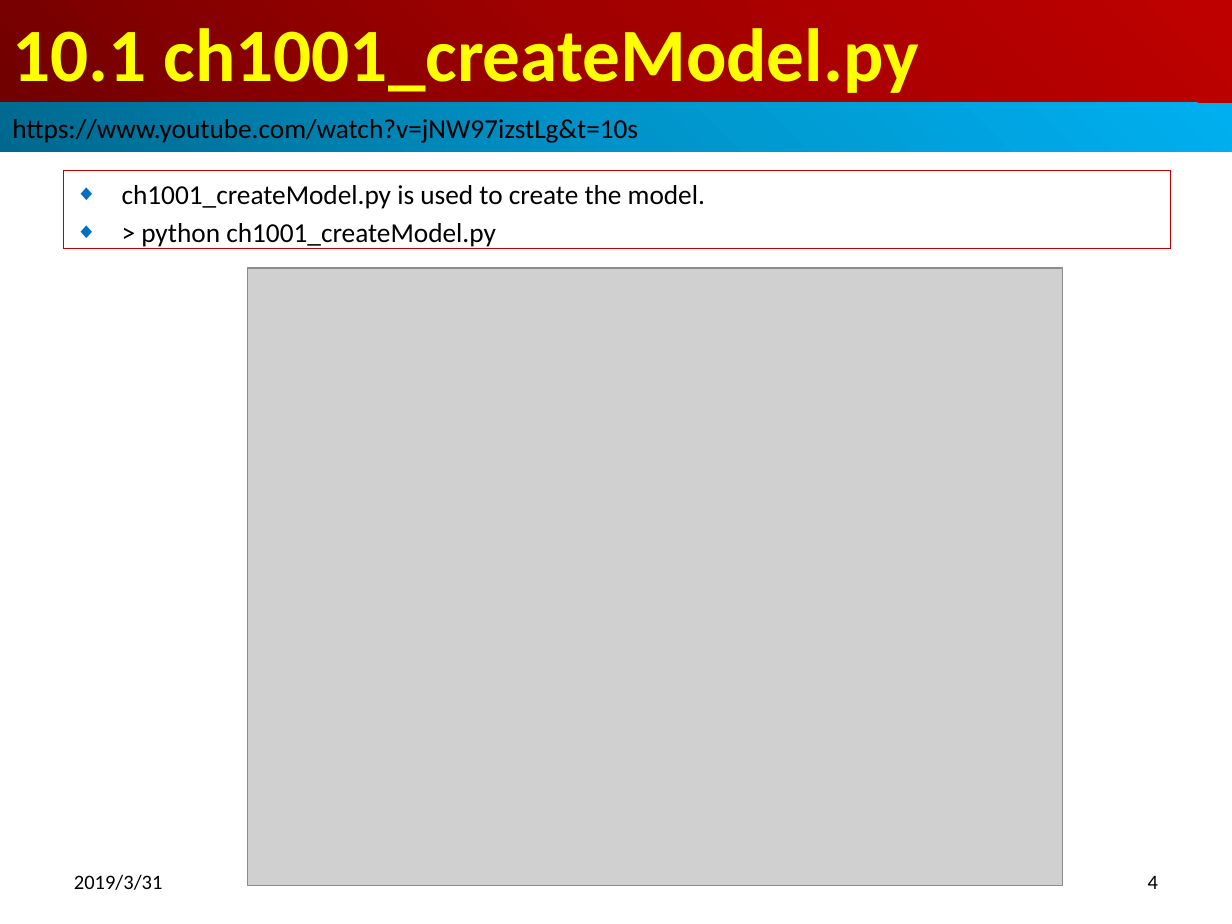
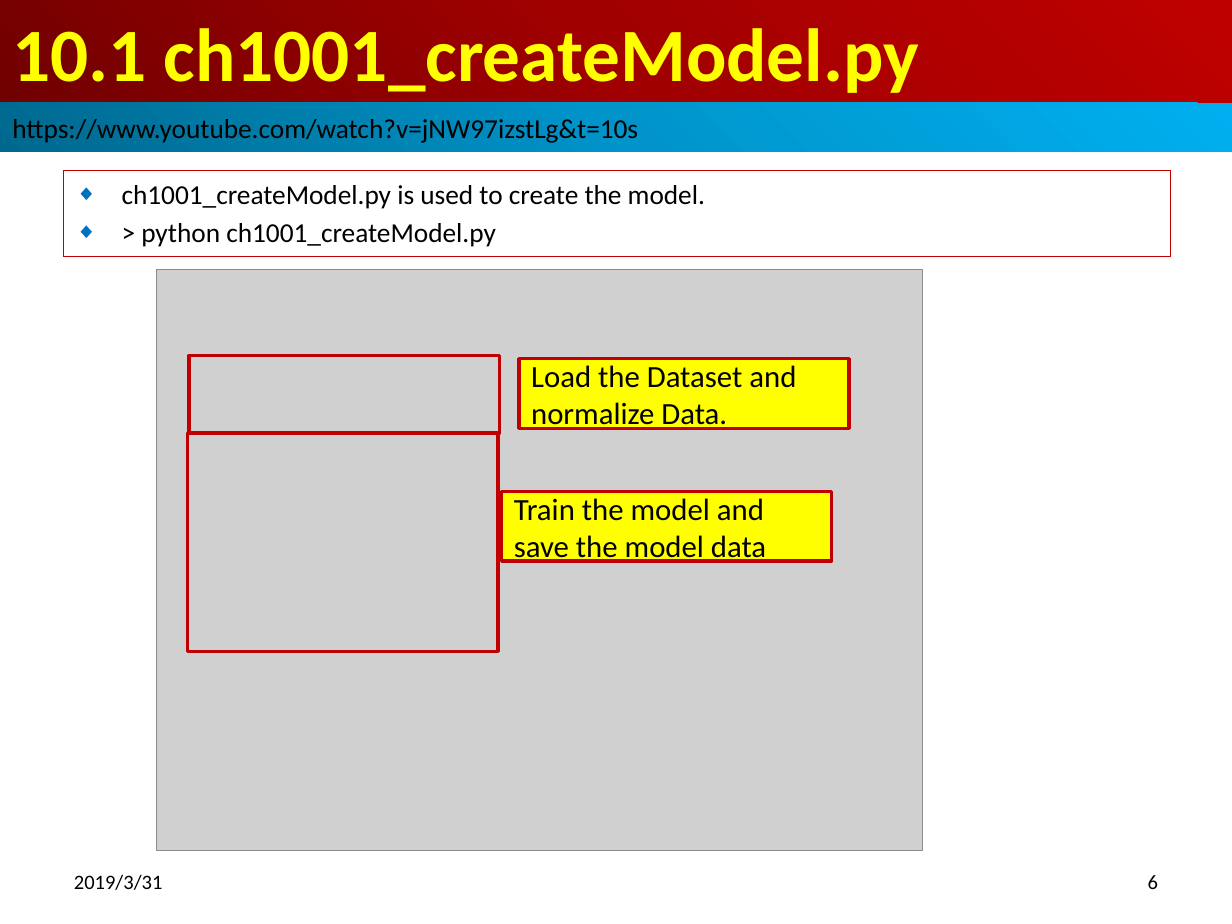
Before and after one commit to peterhchen/100-TensorFlow-DeepLearning-Basic, a slide deck: slide 6 of ch10_DataModel/ch10_Proj_Number-Guesser/ch10_Number_Guesser.pptx (slide 4 before the commit). Drawn at 1232x924 pixels with LibreOffice and Linux fonts; fonts in the diff are those of the drawing; grey boxes stand for pictures. Boxes give left, top, right and bottom in pixels: in the first picture for what was removed or moved away, otherwise in the second. Text is boxed around its words. In the diff, an @@ line names an element or a change of style, - is before the commit and + after.

```diff
--- a/ch10_DataModel/ch10_Proj_Number-Guesser/ch10_Number_Guesser.pptx
+++ b/ch10_DataModel/ch10_Proj_Number-Guesser/ch10_Number_Guesser.pptx
@@ subtitle "ch1001_createModel.py is used to create ...": place and size @@
-subtitle "ch1001_createModel.py is used to create ..." at [63,171,1170,249]
+subtitle "ch1001_createModel.py is used to create ..." at [63,171,1170,256]
@@ picture: place and size @@
-picture at [248,269,1062,886]
+picture at [156,270,923,850]
@@ rectangle added at [190,355,500,432], outline #C00000 2 pt @@
@@ rectangle added at [519,359,849,428], fill #FFFF00, outline #C00000 2 pt, 18 pt, text #000000 @@
+Load the Dataset and normalize Data.
@@ rectangle added at [187,432,498,650], outline #C00000 2 pt @@
@@ rectangle added at [501,492,832,561], fill #FFFF00, outline #C00000 2 pt, 18 pt, text #000000 @@
+Train the model and save the model data
@@ page number at [1148,875,1158,889]: text changed @@
-4
+6
```
Also in this commit, not shown: 1 other slide changed, 2 slides added.
